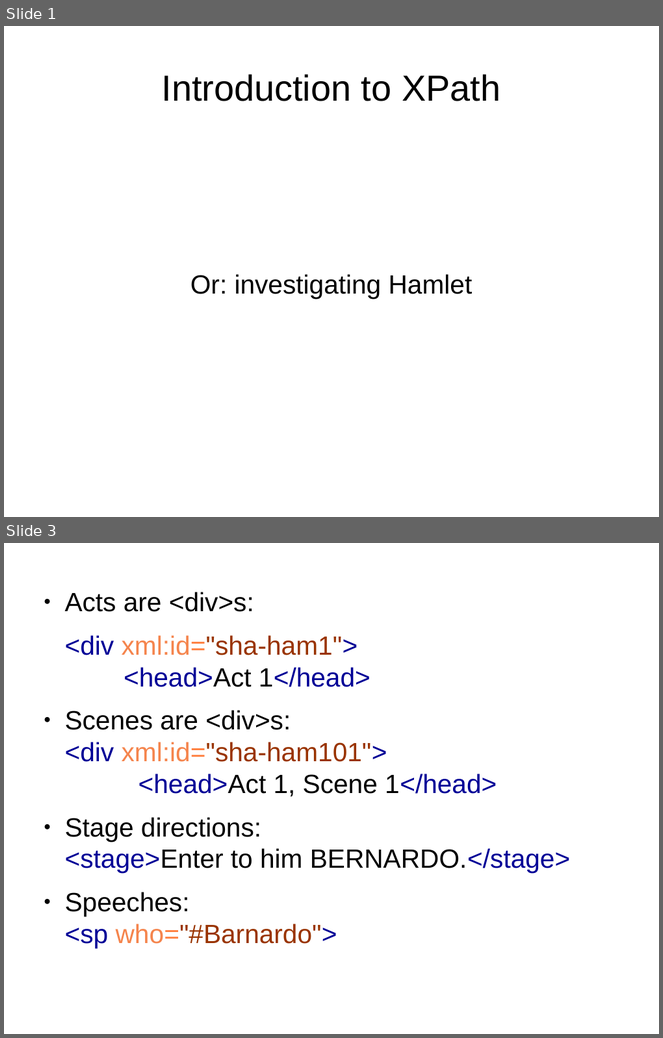
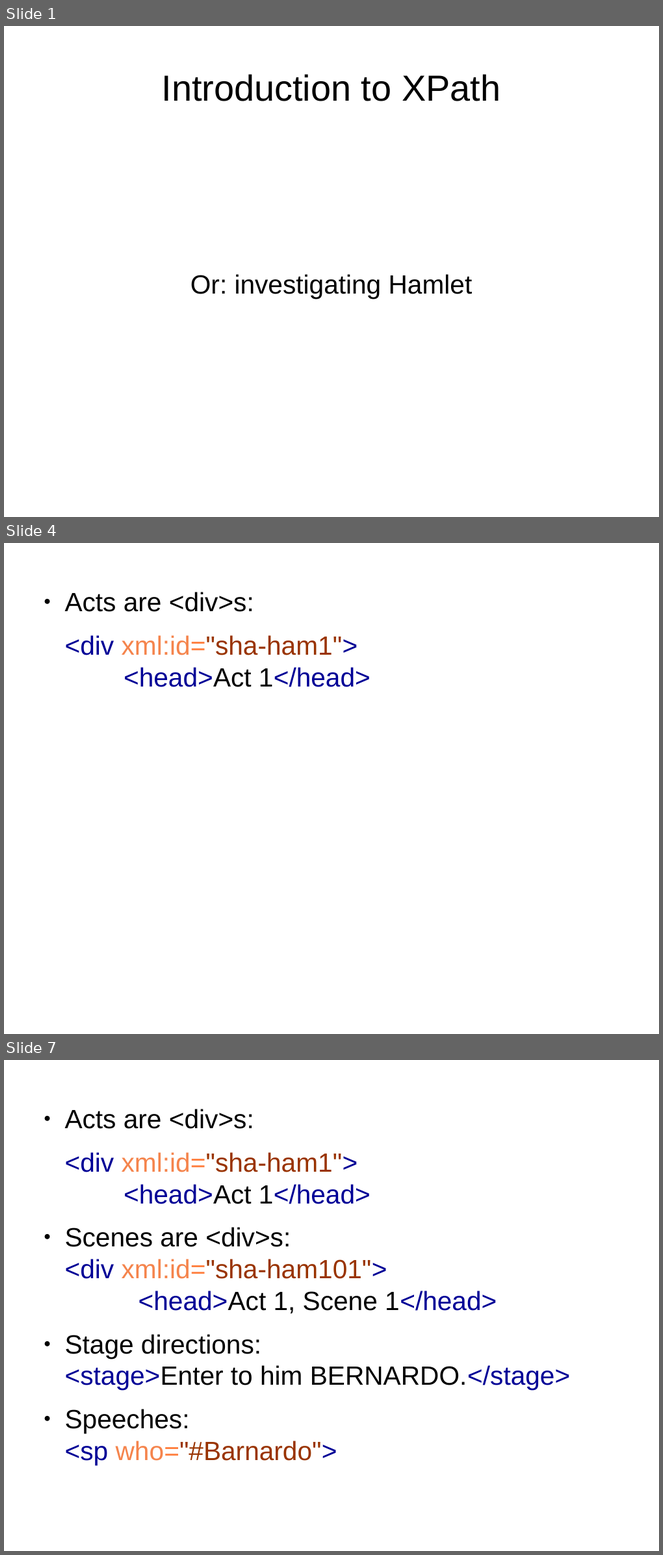
Before and after one commit to martindholmes/XSLT_workshops, a slide deck: intro/presentations/01_xpath_intro.odp. Shown one above the other, each under a label of ours: slides 1 and 3 before the commit, slides 1, 4 and 7 after it; the slides between them are not shown. The pictures are 663x1038 and 663x1555 pixels, drawn with LibreOffice and Linux fonts; fonts in the diff are those of the drawing. Boxes give left, top, right and bottom in pixels: in the first picture for what was removed or moved away, otherwise in the second. Text is boxed around its words. In the diff, an @@ line names an element or a change of style, - is before the commit and + after.

```diff
--- a/intro/presentations/01_xpath_intro.odp
+++ b/intro/presentations/01_xpath_intro.odp
@@ slide 4 added at <box>4,543,659,1034</box>, background #FFFFFF @@
@@ text added at <box>65,592,371,687</box>, 32 pt, text #000000 @@
+● Acts are <div>s:
+<div xml:id="sha-ham1">
+<head>Act 1</head>
@@ what was slide 3 is now slide 7 @@
```
Also in this commit, not shown: 1 slide changed, 16 other slides added, 3 other files.
